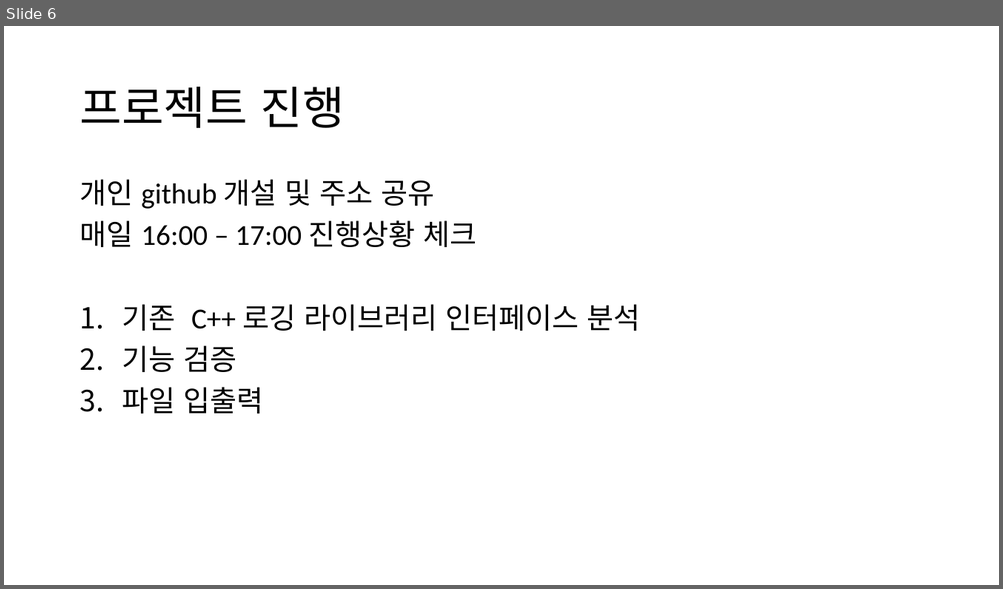
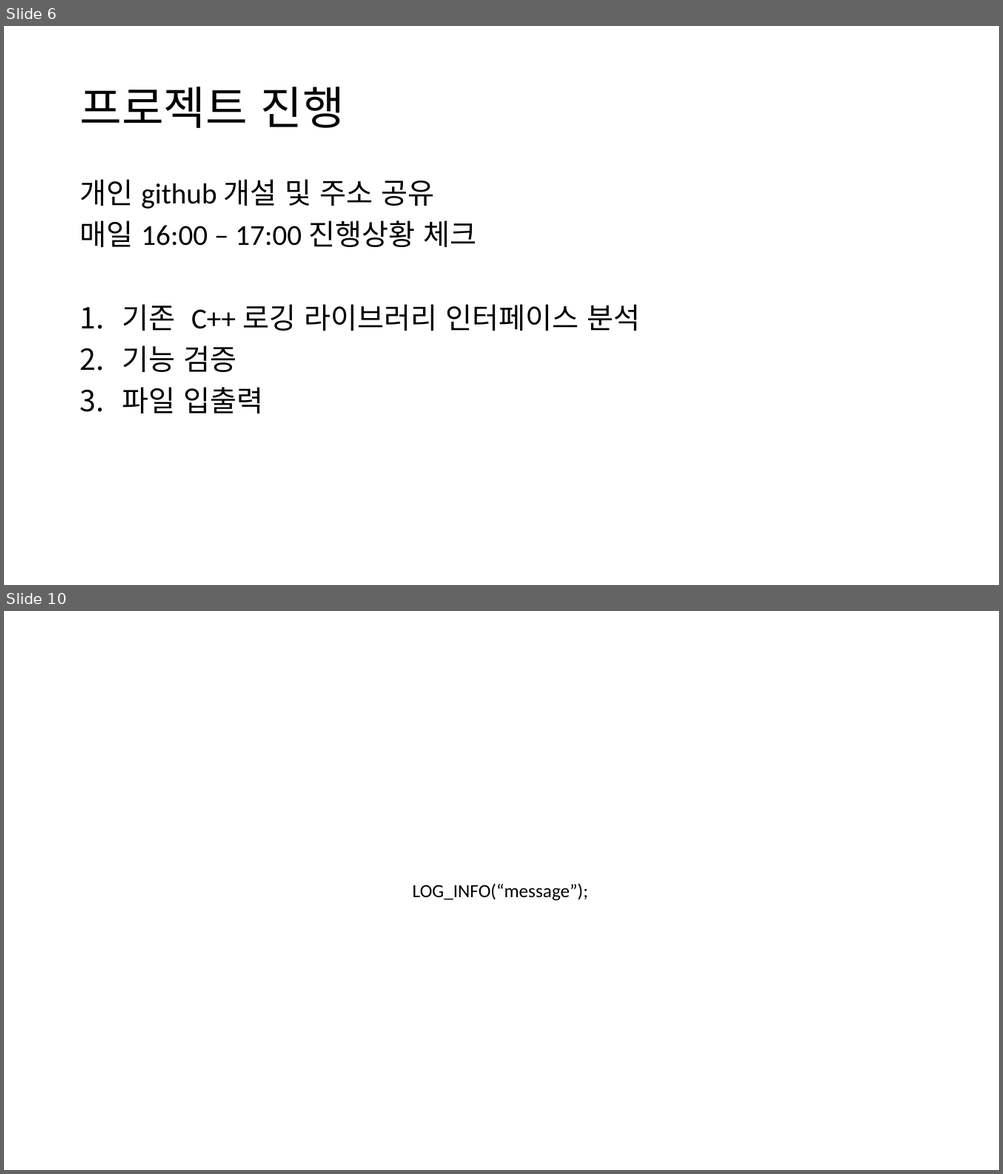
Before and after one commit to kilsup/loglib, a slide deck: C++project.pptx. Shown one above the other, each under a label of ours: slide 6 before the commit, slides 6 and 10 after it; the slides between them are not shown. The pictures are 1003x589 and 1003x1174 pixels, drawn with LibreOffice and Linux fonts; fonts in the diff are those of the drawing. Boxes give left, top, right and bottom in pixels: in the first picture for what was removed or moved away, otherwise in the second. Text is boxed around its words. In the diff, an @@ line names an element or a change of style, - is before the commit and + after.

```diff
--- a/C++project.pptx
+++ b/C++project.pptx
@@ slide 10 added at [4,611,999,1170], background #FFFFFF @@
@@ text added at [412,883,588,901], 18 pt, text #000000 @@
+LOG_INFO(“message”);
```
Also in this commit, not shown: 1 slide changed, 3 other slides added.
